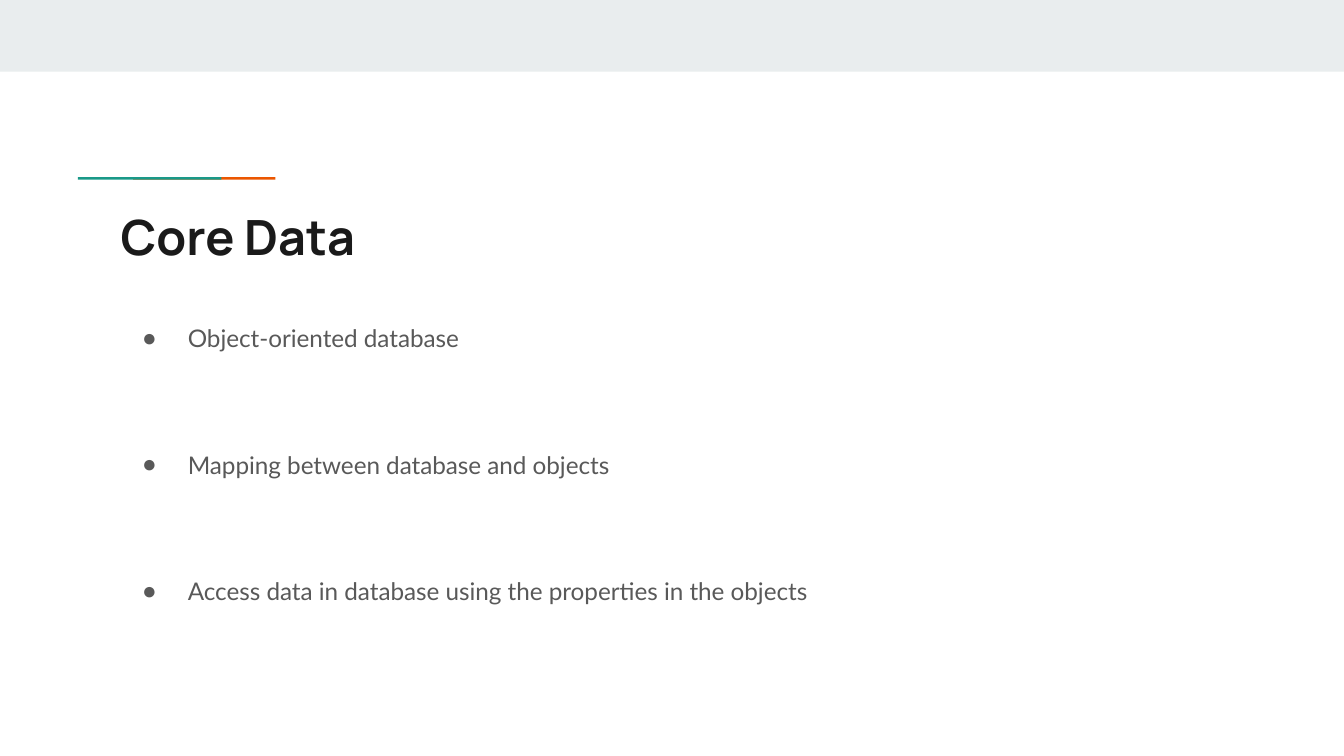
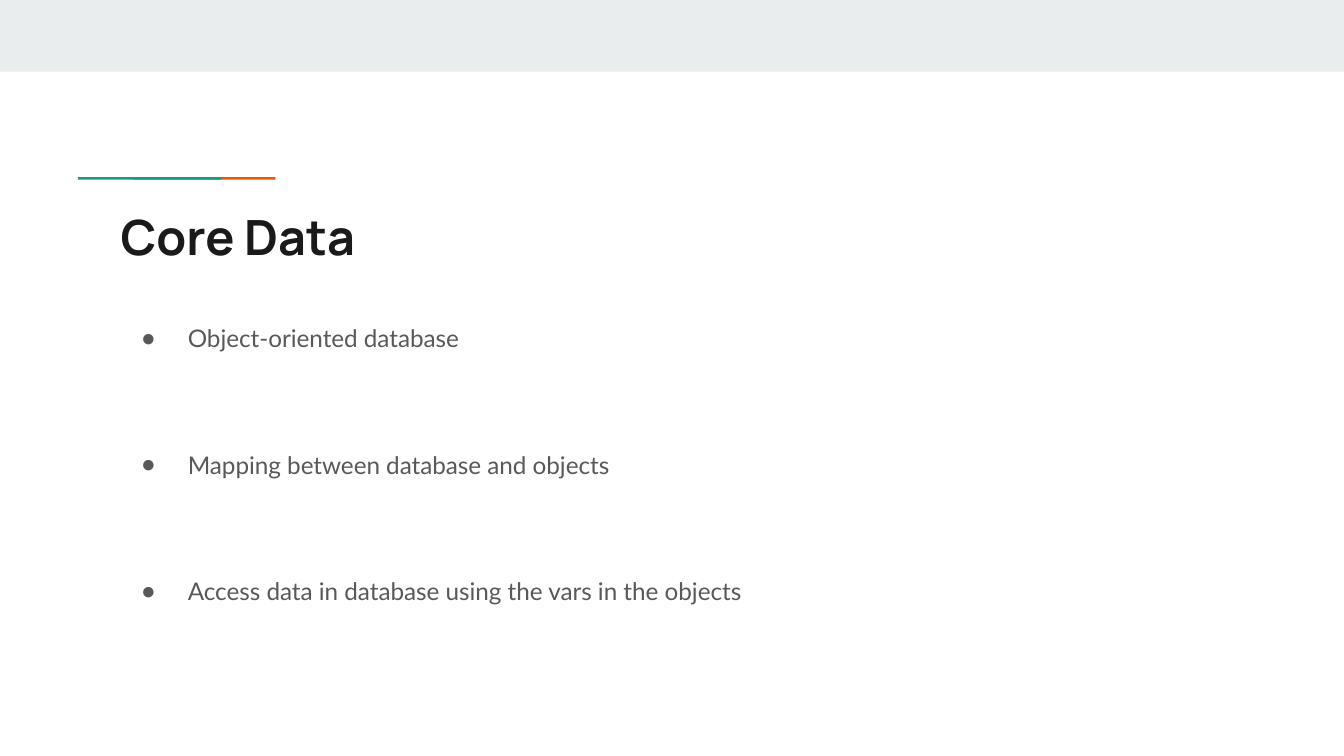
Before and after one commit to kent426/CoreDataTableView-iOS, a slide deck: slide 2 of slides.pptx. Drawn at 1344x756 pixels with LibreOffice and Linux fonts; fonts in the diff are those of the drawing. Boxes give left, top, right and bottom in pixels: in the first picture for what was removed or moved away, otherwise in the second. Text is boxed around its words. In the diff, an @@ line names an element or a change of style, - is before the commit and + after.

Commit message:
add slide

```diff
--- a/slides.pptx
+++ b/slides.pptx
@@ text at <box>188,582,742,605</box>: text changed @@
-● Access data in database using the properties in the objects
+● Access data in database using the vars in the objects
```
Also in this commit, not shown: 8 other slides changed, 2 slides added.
